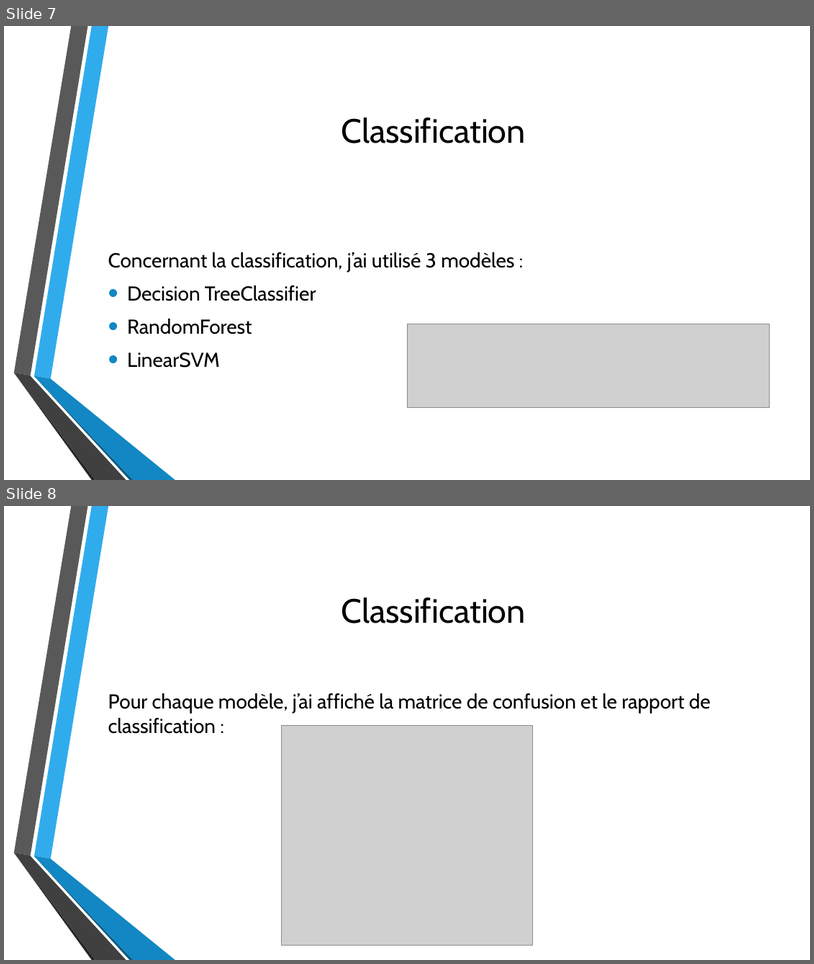
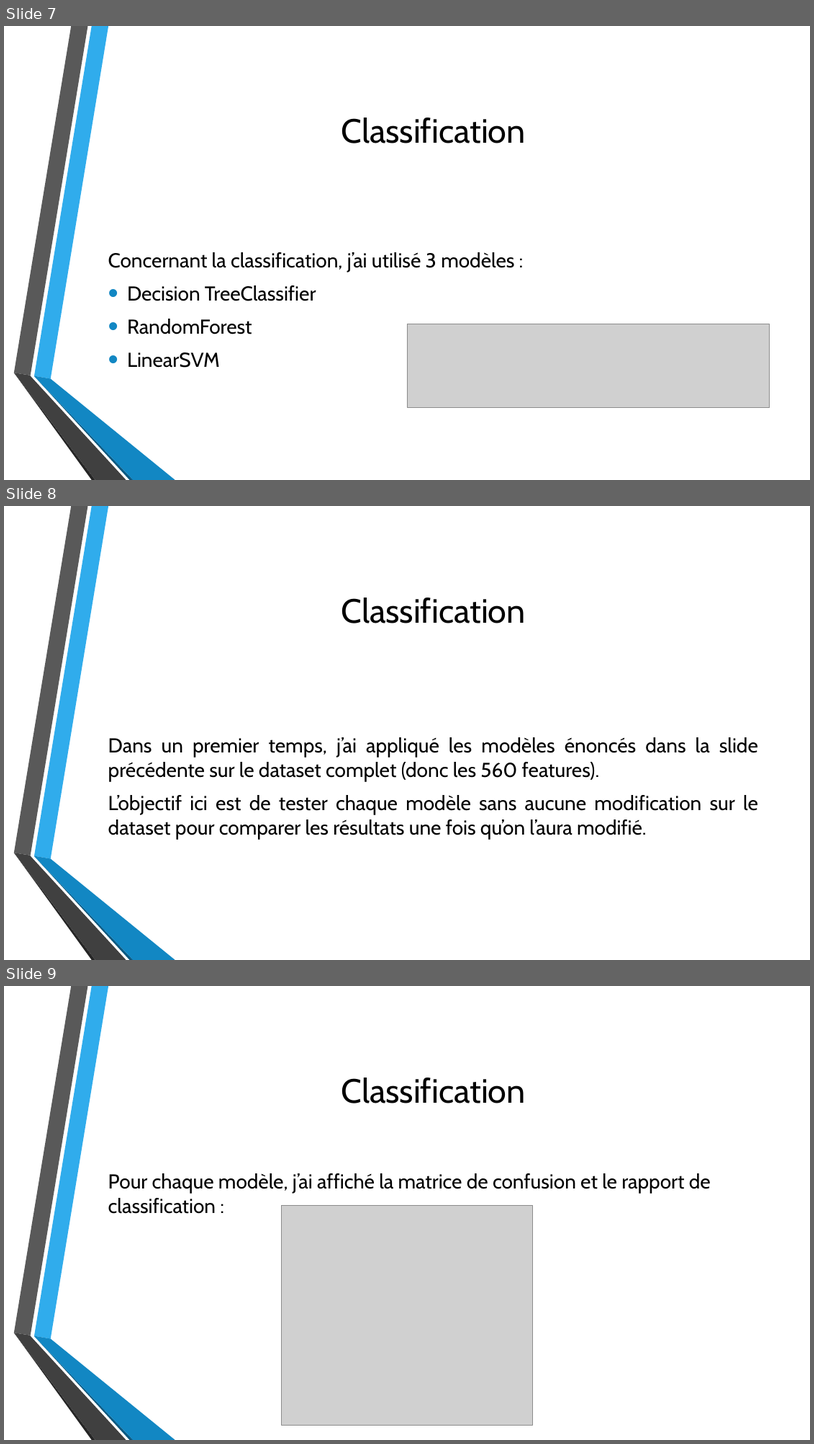
Before and after one commit to HenD-11/PythonForDataAnalysis, a slide deck: PPT_python4data.pptx. Shown one above the other, each under a label of ours: slides 7 and 8 before the commit, slides 7, 8 and 9 after it. The pictures are 814x964 and 814x1444 pixels, drawn with LibreOffice and Linux fonts; fonts in the diff are those of the drawing; grey boxes stand for pictures; background and template pictures are left out. Boxes give left, top, right and bottom in pixels: in the first picture for what was removed or moved away, otherwise in the second. Text is boxed around its words. In the diff, an @@ line names an element or a change of style, - is before the commit and + after.

```diff
--- a/PPT_python4data.pptx
+++ b/PPT_python4data.pptx
@@ slide 8 added at (4, 506, 810, 960), background picture (left out); not listed: 6 template elements that a slide beside it also shows @@
@@ title added at (341, 597, 525, 623), 40 pt, text #000000 @@
+Classification
@@ text added at (108, 737, 759, 839), 24 pt, text #000000 @@
+Dans un premier temps, j’ai appliqué les modèles énoncés dans la slide précédente sur le dataset complet (donc les 560 features).
+L’objectif ici est de tester chaque modèle sans aucune modification sur le dataset pour comparer les résultats une fois qu’on l’aura modifié.
@@ what was slide 8 is now slide 9 @@
```
Also in this commit, not shown: 3 other slides added.
